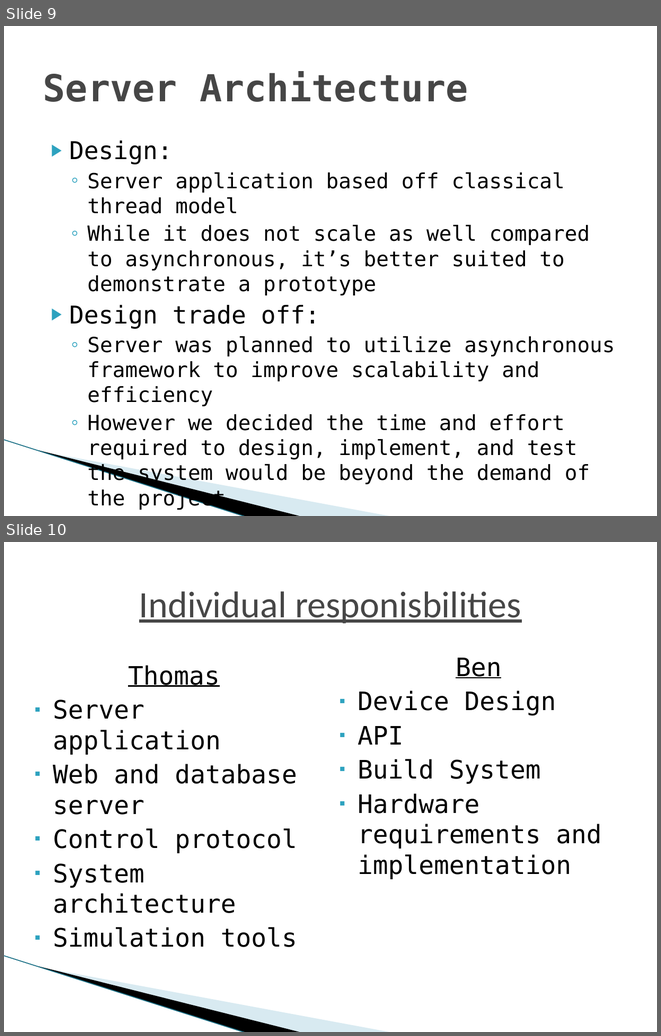
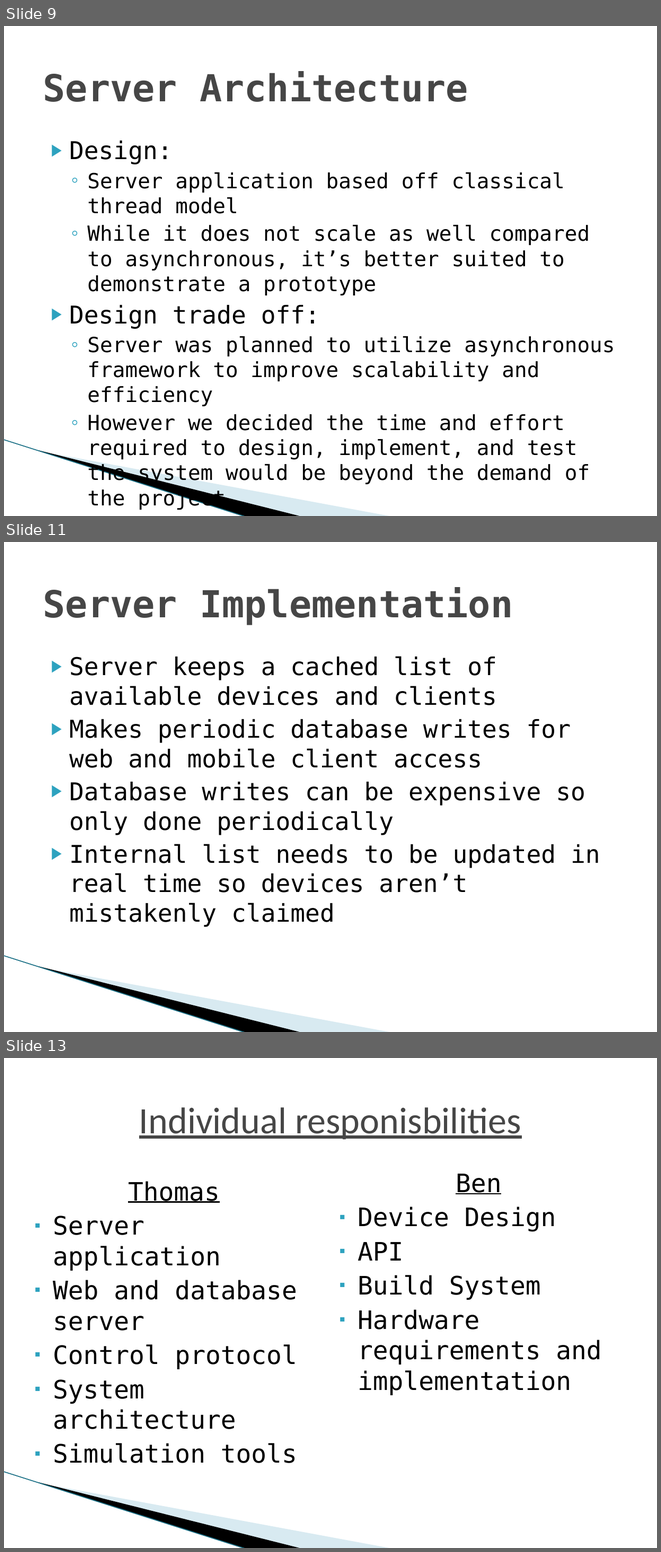
Before and after one commit to nomastmas/raichu, a slide deck: docs/final_presentation_tmas.pptx. Shown one above the other, each under a label of ours: slides 9 and 10 before the commit, slides 9, 11 and 13 after it; the slides between them are not shown. The pictures are 661x1036 and 661x1552 pixels, drawn with LibreOffice and Linux fonts; fonts in the diff are those of the drawing; background and template pictures are left out. Boxes give left, top, right and bottom in pixels: in the first picture for what was removed or moved away, otherwise in the second. Text is boxed around its words. In the diff, an @@ line names an element or a change of style, - is before the commit and + after.

```diff
--- a/docs/final_presentation_tmas.pptx
+++ b/docs/final_presentation_tmas.pptx
@@ slide 11 added at (x1=4, y1=542, x2=657, y2=1032), background #FFFFFF; not listed: 3 template elements that a slide beside it also shows @@
@@ title added at (x1=43, y1=587, x2=513, y2=625), 41 pt, text #464646, bold @@
+Server Implementation
@@ text added at (x1=69, y1=656, x2=600, y2=927), 27 pt, text #000000 @@
+▶ Server keeps a cached list of available devices and clients
+▶ Makes periodic database writes for web and mobile client access
+▶ Database writes can be expensive so only done periodically
+▶ Internal list needs to be updated in real time so devices aren’t mistakenly claimed
@@ what was slide 10 is now slide 13 @@
```
Also in this commit, not shown: 2 other slides added, 1 other file.
